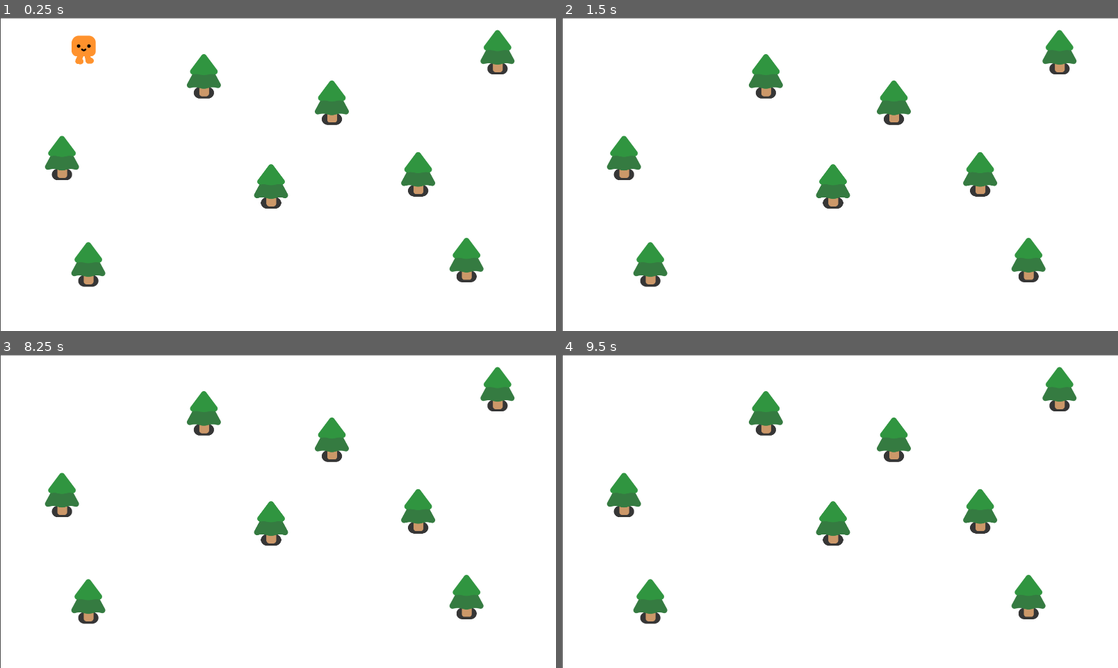
Above: before the commit, frames 1-4 (two rows, left to right).
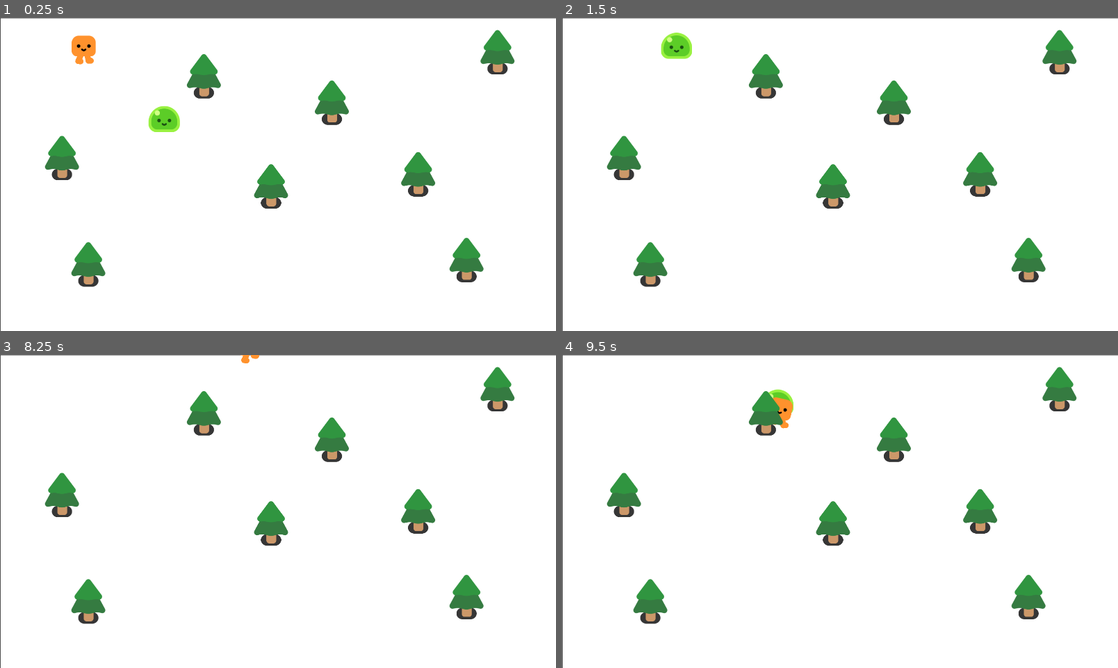
Above: after the commit, the same moments.

Repository: PL00T00/slime-game
Game: Godot game, scene res://slimeGame.tscn
The game is run twice, just before and just after one commit, with the same random seed, the same clock (stepped at 60 frames per second) and the same inputs.
Inputs:
- Up to frame 1 (0.25 s): no input
- Up to frame 2 (1.5 s): hold W (move_up) from 0.53 s (still down)
- Up to frame 3 (8.25 s): release W (move_up) at 2.03 s; hold A (move_left) 2.03-3.53 s; tap Enter at 2.75, 4.25, 5.75 s; tap Space at 3.5, 5, 6.5 s; hold S (move_down) 3.53-4.28 s; hold D (move_right) 4.28-5.03 s; hold W (move_up) 5.03-5.78 s; hold D (move_right) 5.78-8.03 s; hold S (move_down) from 8.03 s (still down)
- Up to frame 4 (9.5 s): release S (move_down) at 8.78 s; hold A (move_left) from 8.78 s (still down)

The runs differ from the first frame. In frame 1, 0.4% of the frame differs, in the area x 26-33%, y 28-37%; in frame 2, 0.4%, in the area x 17-24%, y 4-14%; in frame 3, less than 0.1%; in frame 4, 0.3%.

Commit message:
made slime movement stuff

Diff:
--- /dev/null
+++ b/green_slime.gd
@@ -0,0 +1,11 @@
+extends CharacterBody2D
+
+var player
+
+func _ready():
+	player = get_node("/root/Game/Player")
+
+func _physics_process(_delta):
+	var direction = global_position.direction_to(player.global_position)
+	velocity = direction * 250
+	move_and_slide()
--- a/green_slime.tscn
+++ b/green_slime.tscn
@@ -1,11 +1,13 @@
 [gd_scene format=3 uid="uid://cmd78407qbw32"]
 
 [ext_resource type="PackedScene" uid="uid://ogik4s70pgwl" path="res://characters/slime/slime.tscn" id="1_ee1ex"]
+[ext_resource type="Script" uid="uid://dhesrh1f3o7l1" path="res://green_slime.gd" id="1_vqynf"]
 
 [sub_resource type="CircleShape2D" id="CircleShape2D_vqynf"]
 radius = 47.010635
 
 [node name="Green Slime" type="CharacterBody2D" unique_id=1345601311]
+script = ExtResource("1_vqynf")
 
 [node name="Slime" parent="." unique_id=2008890567 instance=ExtResource("1_ee1ex")]
 
--- a/slimeGame.tscn
+++ b/slimeGame.tscn
@@ -2,6 +2,7 @@
 
 [ext_resource type="PackedScene" uid="uid://c1sx7bic4uhdj" path="res://player.tscn" id="1_8fnf2"]
 [ext_resource type="PackedScene" uid="uid://c0gpy0pye4jr6" path="res://tree.tscn" id="2_8o8ej"]
+[ext_resource type="PackedScene" uid="uid://cmd78407qbw32" path="res://green_slime.tscn" id="3_8o8ej"]
 
 [node name="Game" type="Node2D" unique_id=1991906421]
 y_sort_enabled = true
@@ -37,3 +38,6 @@
 
 [node name="StaticBody2D8" parent="." unique_id=573441490 instance=ExtResource("2_8o8ej")]
 position = Vector2(1441, 595)
+
+[node name="Green Slime" parent="." unique_id=1345601311 instance=ExtResource("3_8o8ej")]
+position = Vector2(612, 424)
Not shown, added: green_slime.gd.uid
